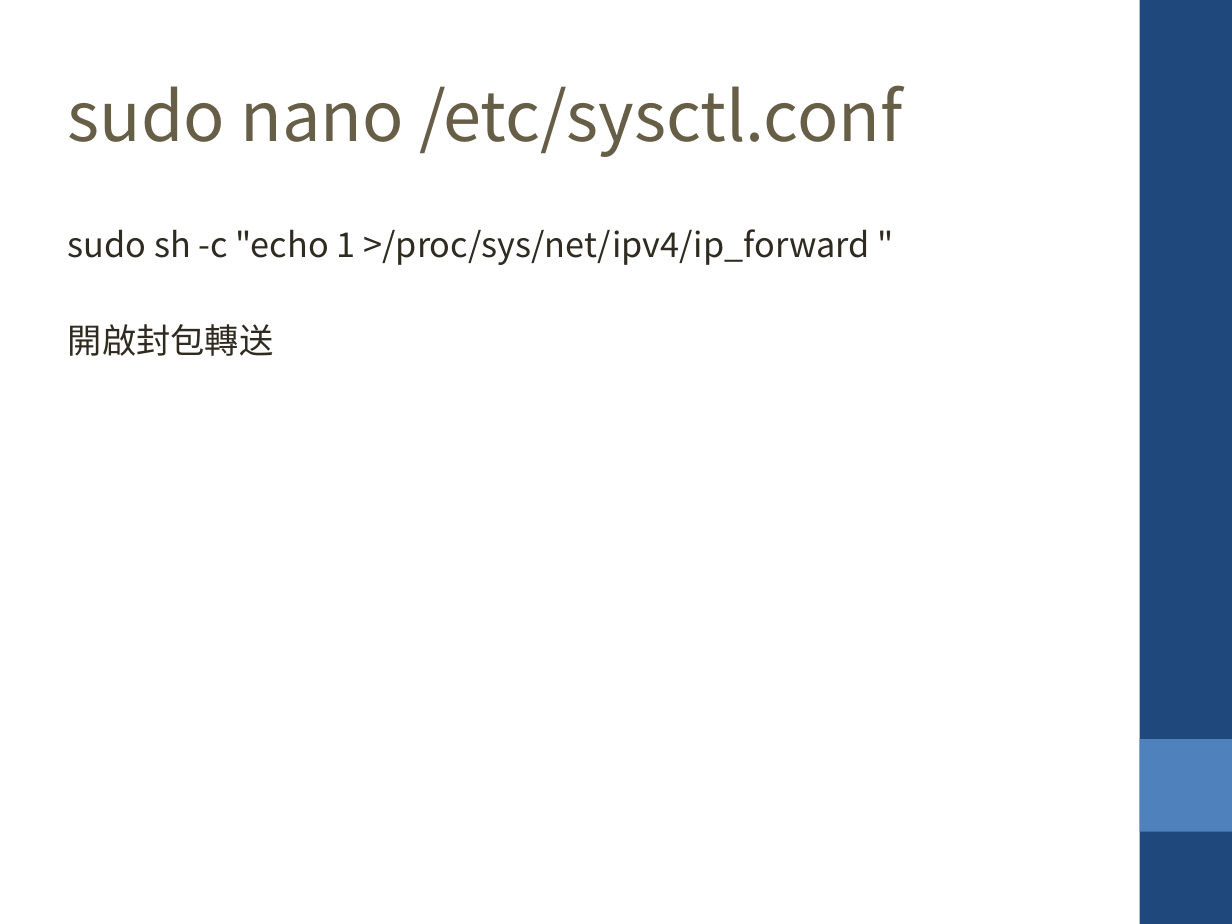
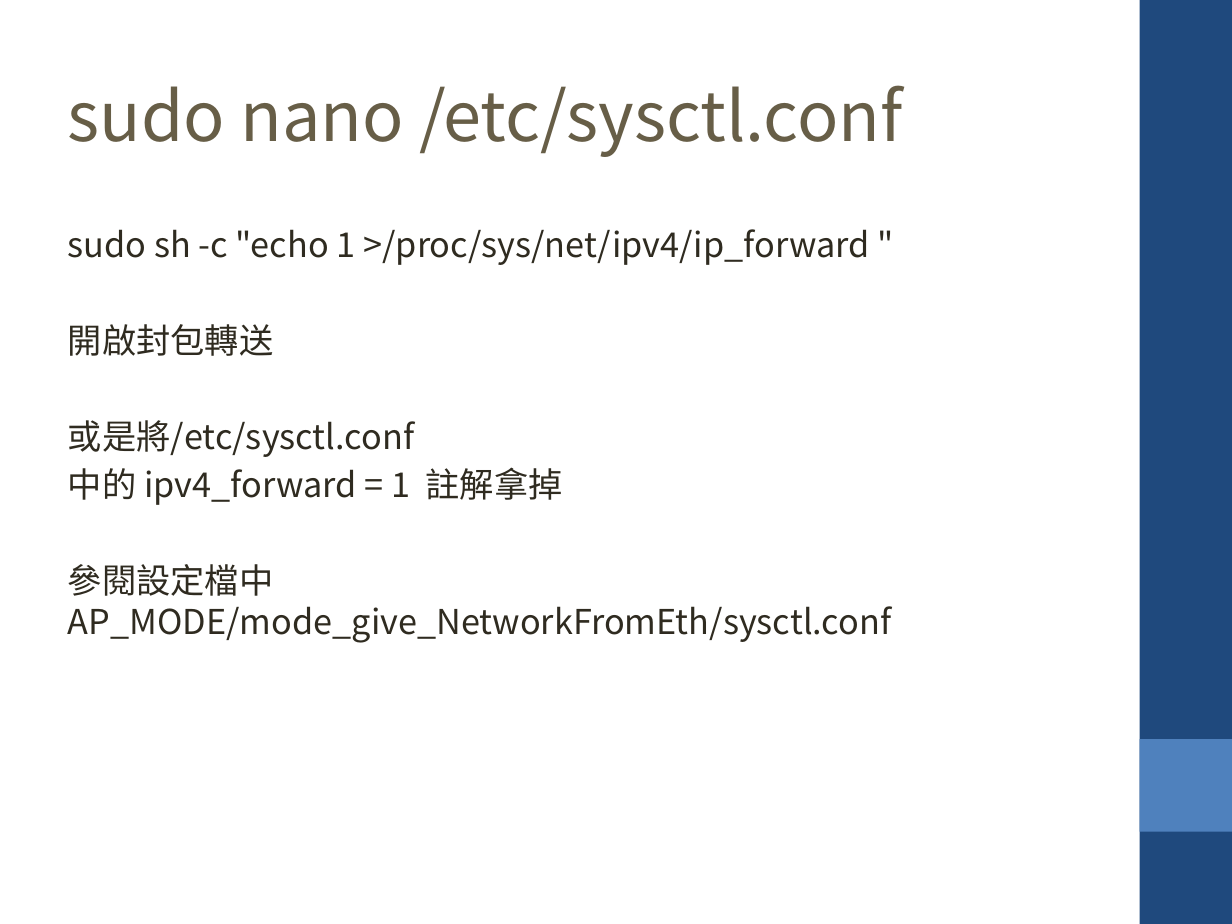
Before and after one commit to krnick/AP_MODE, a slide deck: slide 9 of 設定wifi ap_repeater.pptx. Drawn at 1232x924 pixels with LibreOffice and Linux fonts; fonts in the diff are those of the drawing. Boxes give left, top, right and bottom in pixels: in the first picture for what was removed or moved away, otherwise in the second. Text is boxed around its words. In the diff, an @@ line names an element or a change of style, - is before the commit and + after.

```diff
--- a/設定wifi ap_repeater.pptx
+++ b/設定wifi ap_repeater.pptx
@@ text at [68,420,892,643]: paragraphs added @@
+或是將/etc/sysctl.conf
+中的 ipv4_forward = 1 註解拿掉
+參閱設定檔中 AP_MODE/mode_give_NetworkFromEth/sysctl.conf
```
Also in this commit, not shown: 1 other slide changed, 3 slides added, 1 other file.
